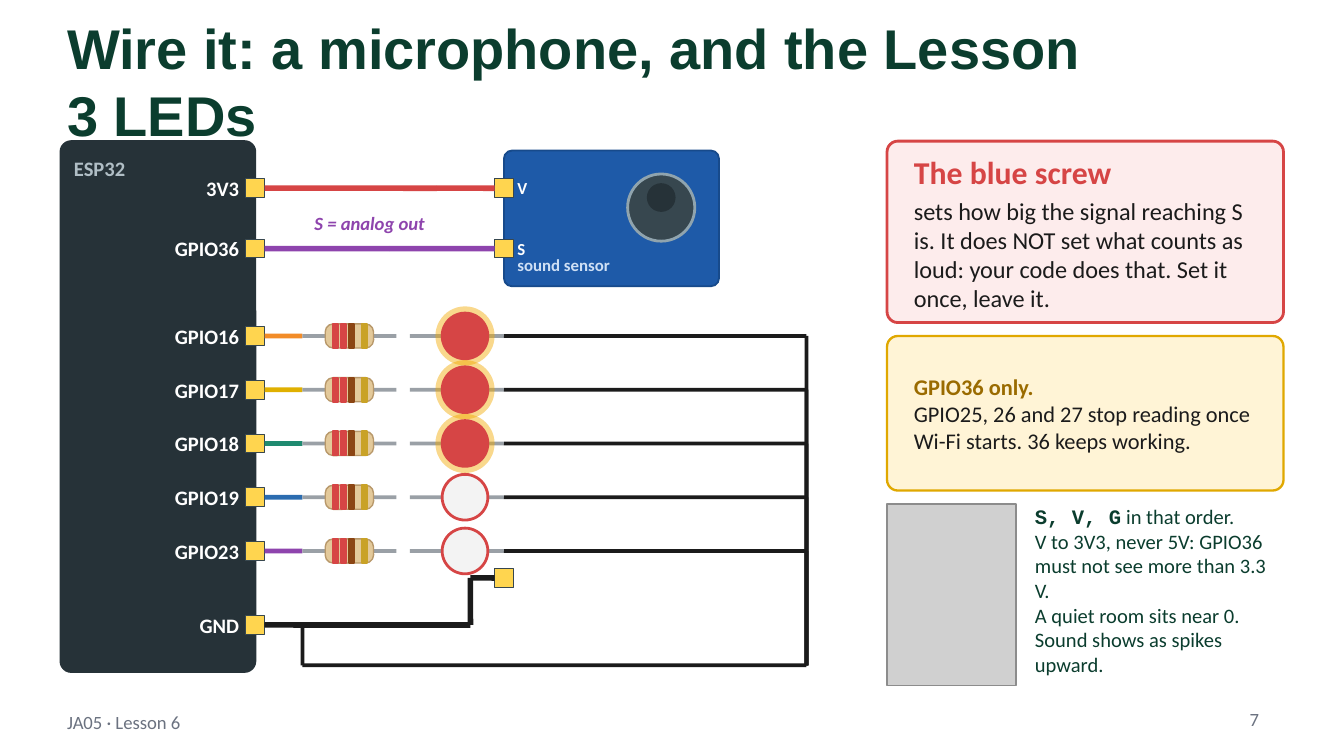
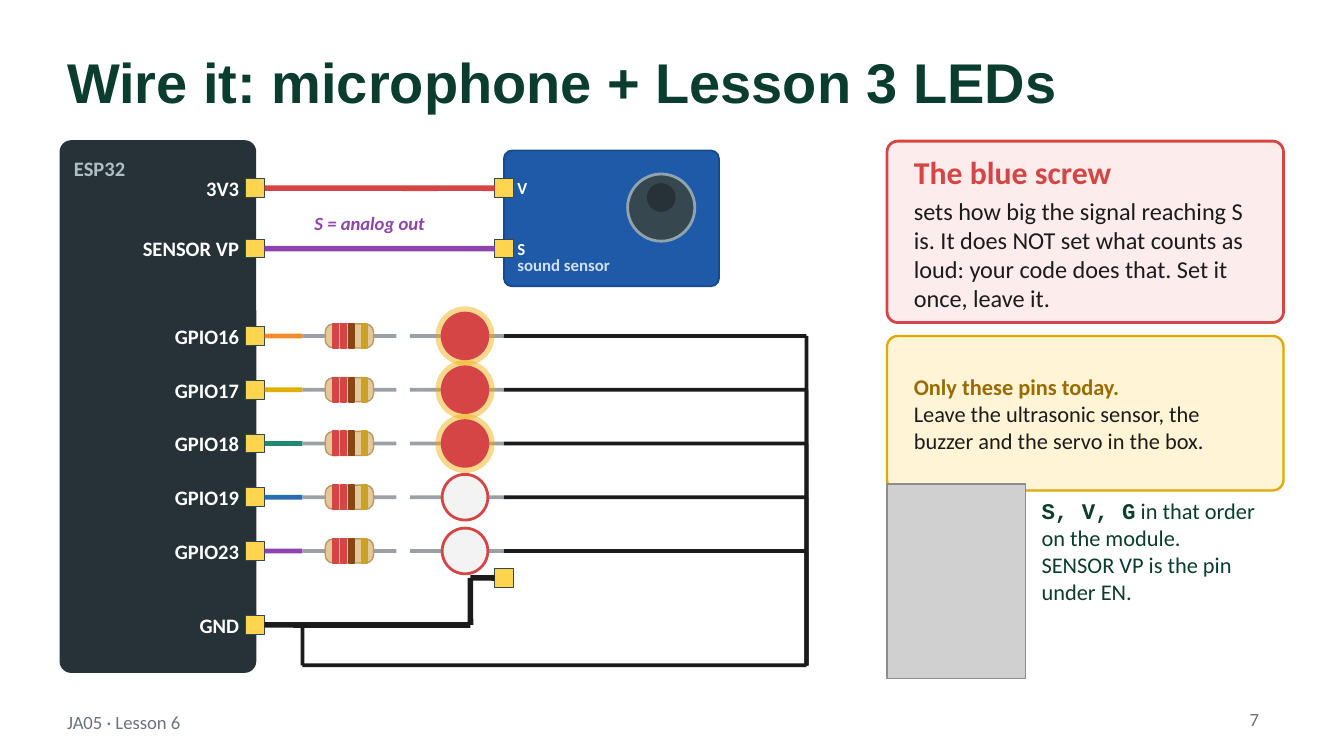
Before and after one commit to jackyhui/JA05, a slide deck: slide 7 of PPTs/20261030_L6.pptx. Drawn at 1344x756 pixels with LibreOffice and Linux fonts; fonts in the diff are those of the drawing; grey boxes stand for pictures. Boxes give left, top, right and bottom in pixels: in the first picture for what was removed or moved away, otherwise in the second. Text is boxed around its words. In the diff, an @@ line names an element or a change of style, - is before the commit and + after.

```diff
--- a/PPTs/20261030_L6.pptx
+++ b/PPTs/20261030_L6.pptx
@@ title at bbox=[67, 62, 1056, 112]: text changed @@
-Wire it: a microphone, and the Lesson 3 LEDs
+Wire it: microphone + Lesson 3 LEDs
@@ text at bbox=[143, 242, 239, 256]: text changed @@
-GPIO36
+SENSOR VP
@@ text at bbox=[914, 379, 1203, 449]: text changed @@
-GPIO36 only.
-GPIO25, 26 and 27 stop reading once Wi-Fi starts. 36 keeps working.
+Only these pins today.
+Leave the ultrasonic sensor, the buzzer and the servo in the box.
@@ picture: place and size @@
-picture at bbox=[887, 504, 1016, 685]
+picture at bbox=[887, 484, 1025, 679]
@@ text at bbox=[1042, 503, 1255, 600]: text changed; size 11 to 12 pt @@
-S, V, G in that order.
-V to 3V3, never 5V: GPIO36 must not see more than 3.3 V.
-A quiet room sits near 0. Sound shows as spikes upward.
+S, V, G in that order on the module.
+SENSOR VP is the pin under EN.
```
Also in this commit, not shown: 1 other slide changed, 7 other files.
